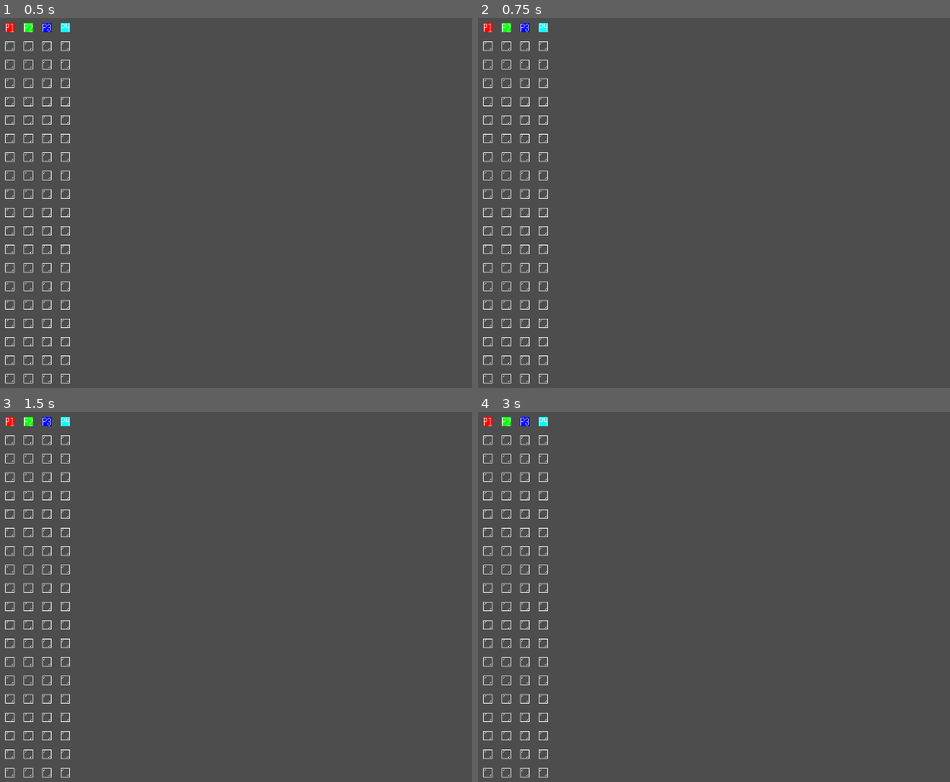
Above: before the commit, frames 1-4 (two rows, left to right).
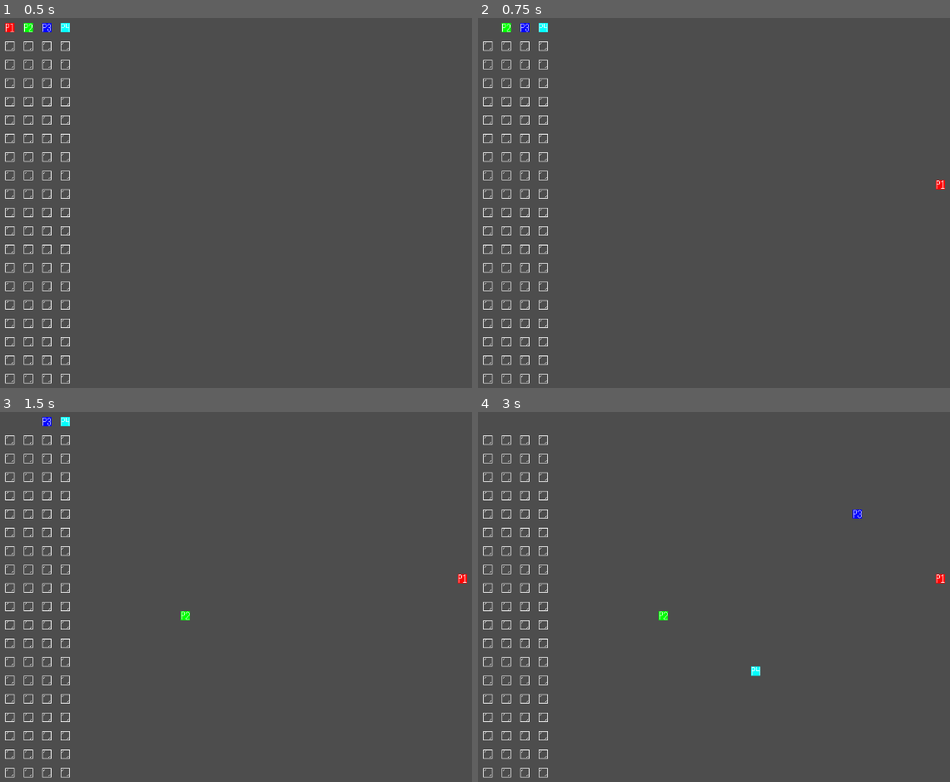
Above: after the commit, the same moments.

Repository: TheRoadstr/rapid-fields
Game: Godot game, scene res://scenes/main.tscn
Same seed, same stepped clock (60 frames per second), same inputs: the game is played once before the commit and once after it.
Inputs (mouse positions are in pixels of both pictures, inside the frame that each line leads up to):
- Up to frame 1 (0.5 s): no input
- Up to frame 2 (0.75 s): tap Enter at 0.5 s; move the mouse to (935, 180) at 0.52 s; click (935, 180) at 0.67 s
- Up to frame 3 (1.5 s): tap Space at 1.25 s; move the mouse to (179, 611) at 1.27 s; click (179, 611) at 1.42 s
- Up to frame 4 (3 s): tap Enter at 2 s; move the mouse to (855, 511) at 2.02 s; click (855, 511) at 2.17 s; tap Space at 2.75 s; move the mouse to (756, 671) at 2.77 s; click (756, 671) at 2.92 s

Frame 1 is identical in both runs. In frame 2, 0.1% of the frame differs, in the area x 1-99%, y 1-47%; in frame 3, 0.2%; in frame 4, 0.4%, in the area x 1-99%, y 1-72%.

Commit message:
move players using mouse click

Diff:
--- a/scripts/main.gd
+++ b/scripts/main.gd
@@ -27,13 +27,21 @@
 var cols
 var rows = 20
 
-var click
+var click = [0, 0]
+signal clicked
+var clicking = false
 
 func _input(event):
 	if event is InputEventMouseButton and event.pressed and event.button_index == MOUSE_BUTTON_LEFT:
 		var position = event.position
 		click = [round(position[0] / 16), round(position[1] / 16)]
 		print("Mouse Click at: ", click)
+
+	if event is InputEventMouseButton and event.pressed:
+		clicking = true
+		clicked.emit()
+	else:
+		clicking = false
 
 func _ready() -> void:
 	setupboard()
@@ -75,13 +83,19 @@
 	print("Starting game loop")
 	while game_over == false:
 		for i in 4:
-			if bunny_alive[i]:
-				await moveplayer(i)
+			await wait_for_click()
+			print("Moving player ", i + 1)
+			player_layer.erase_cell(Vector2i(bunny_coords[i][0], bunny_coords[i][1]))
+			clicking = false
+			bunny_coords[i][0] = click[0]
+			bunny_coords[i][1] = click[1]
+			player_layer.set_cell(Vector2i(bunny_coords[i][0], bunny_coords[i][1]), 0, Vector2i(i, 0))
+		# Prevents an infinite loop
+		game_over = true
+	#if mad_alive or homeless_alive or crazy_alive or ribbit_alive:
+		#game_over = true
 
-		if !mad_alive and !homeless_alive and !crazy_alive and !ribbit_alive:
-			game_over = true
-
-		break
-
-func moveplayer(player):
-	print("Moving player ", player + 1)
+func wait_for_click():
+	if clicking:
+		return
+	await clicked
